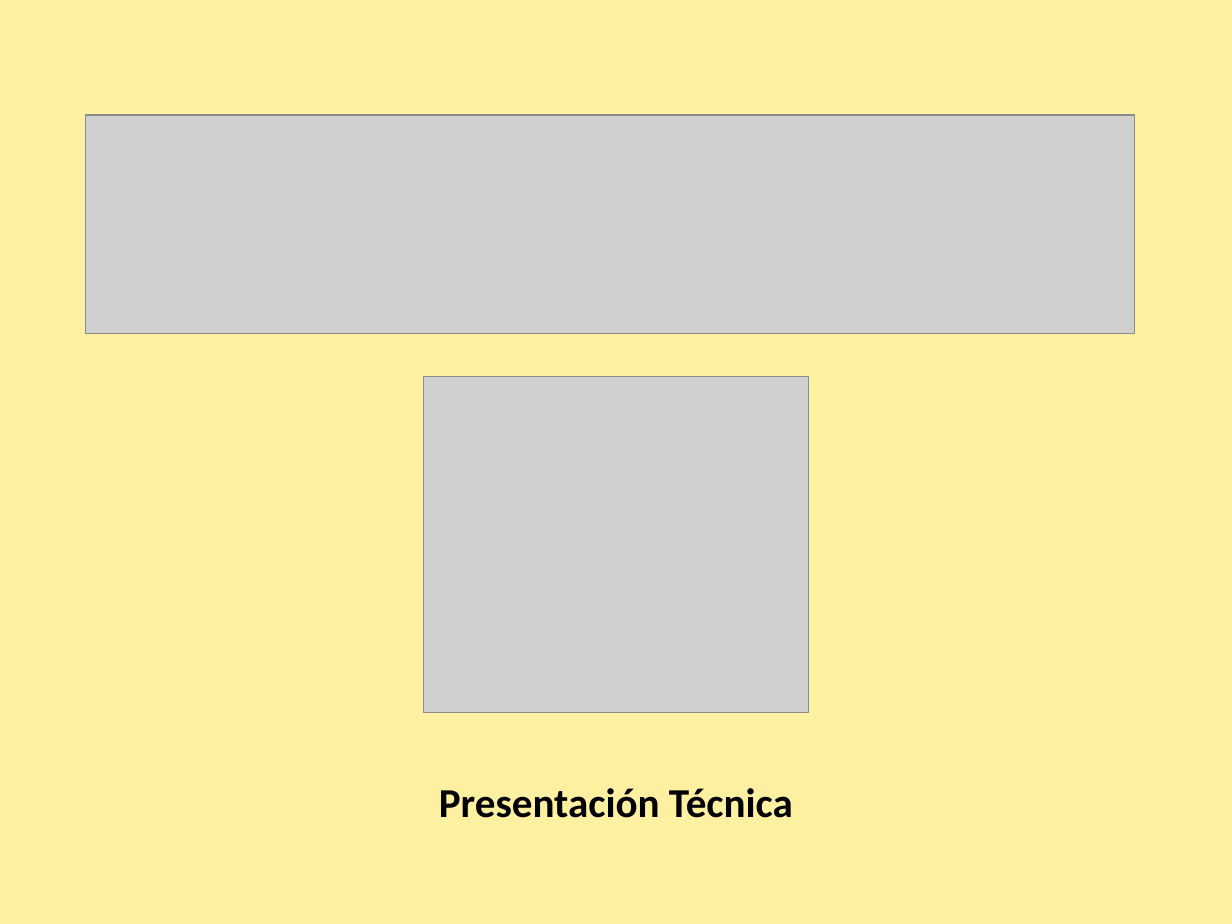
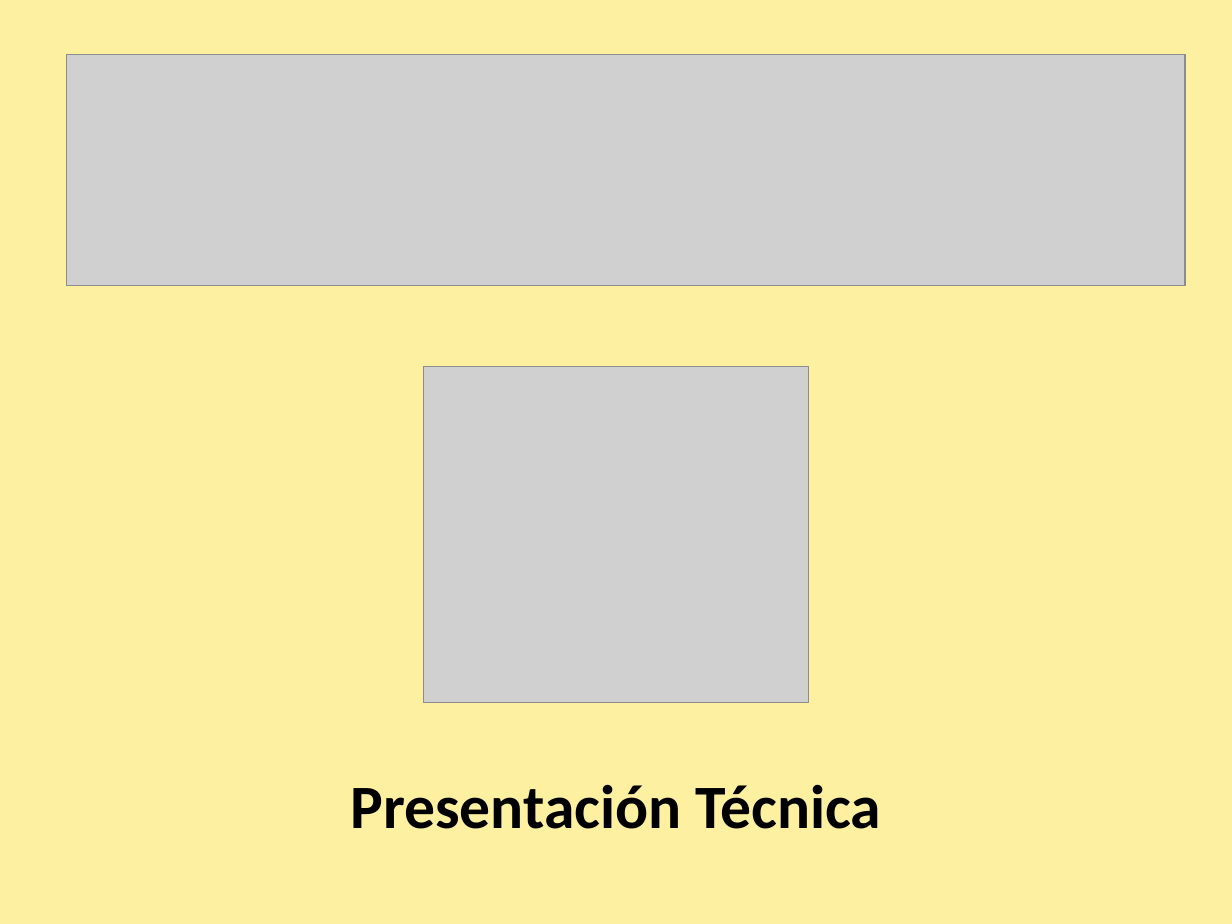
Before and after one commit to skiel85/taller-desarrollo-proyectos-i, a slide deck: slide 1 of Presentaciones/PresentacionDesarrollo.ppt. Drawn at 1232x924 pixels with LibreOffice and Linux fonts; fonts in the diff are those of the drawing; grey boxes stand for pictures. Boxes give left, top, right and bottom in pixels: in the first picture for what was removed or moved away, otherwise in the second. Text is boxed around its words. In the diff, an @@ line names an element or a change of style, - is before the commit and + after.

```diff
--- a/Presentaciones/PresentacionDesarrollo.ppt
+++ b/Presentaciones/PresentacionDesarrollo.ppt
@@ picture: place and size @@
-picture at [85, 115, 1133, 333]
+picture at [67, 54, 1185, 286]
@@ picture: place and size @@
-picture at [424, 376, 809, 712]
+picture at [424, 367, 809, 703]
@@ text "Presentación Técnica": place and size @@
-text "Presentación Técnica" at [439, 788, 793, 818]
+text "Presentación Técnica" at [350, 784, 881, 829]
@@ text "Presentación Técnica" at [350, 784, 881, 829]: size 24 to 36 pt @@
```
Also in this commit, not shown: 2 other slides changed, 1 other file.
